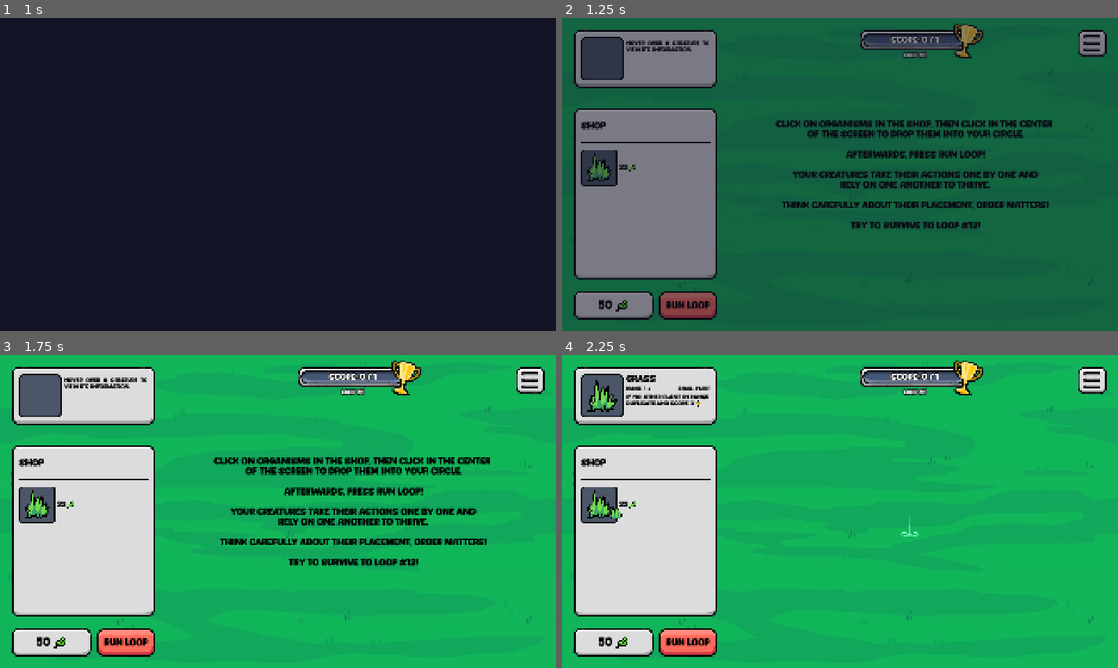
Above: before the commit, frames 1-4 (two rows, left to right).
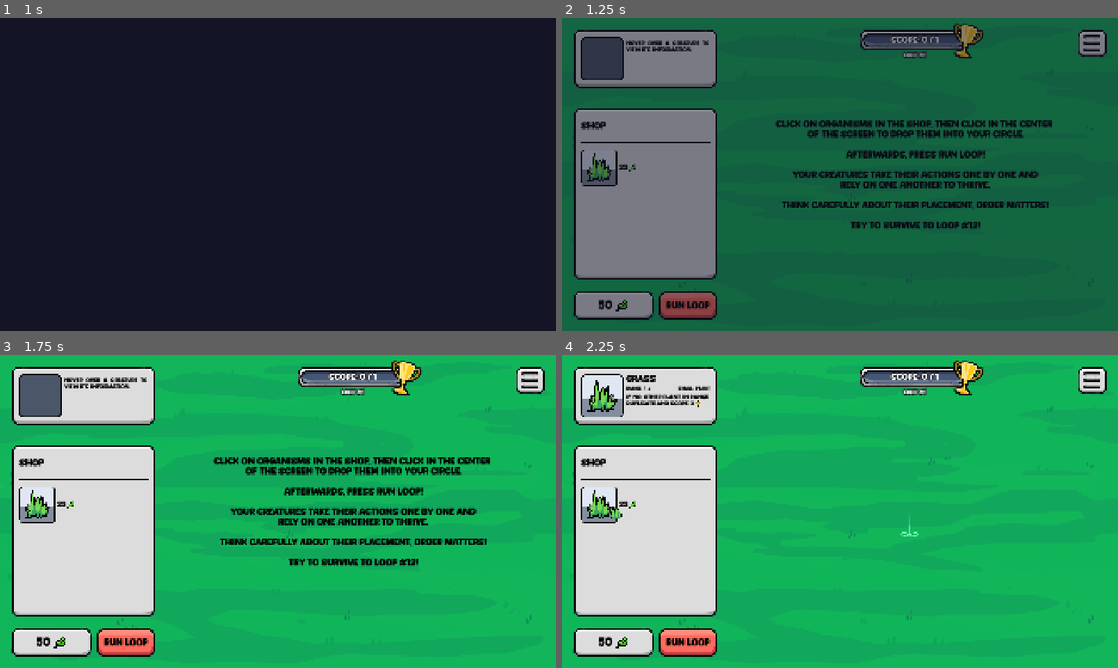
Above: after the commit, the same moments.

Repository: elliotfontaine/gmtk-2025-submission
Game: Godot game, scene res://scenes/main_menu.tscn
Two runs of this game, one before a commit and one after it. Both use one fixed random seed, a clock stepped at 60 frames per second and the inputs below. The engine's default icon, where the game draws it, is replaced by a stand-in: a white triangle on a blue panel in a dark square.
Inputs (mouse positions are in pixels of both pictures, inside the frame that each line leads up to):
- Up to frame 1 (1 s): click "play" at 0.5 s
- Up to frame 2 (1.25 s): no input
- Up to frame 3 (1.75 s): tap Enter at 1.25 s; move the mouse to (400, 495) at 1.27 s; hold D from 1.28 s (still down); hold Shift from 1.28 s (still down); click (400, 495) at 1.42 s
- Up to frame 4 (2.25 s): release D at 2 s; release Shift at 2 s; click (606, 505) at 2 s

Frame 1 is identical in both runs. In frame 2, 0.4% of the frame differs, in the area x 3-10%, y 42-54%; in frame 3, 0.5%; in frame 4, 1.1%, in the area x 3-12%, y 6-54%.

Commit message:
set rarity backgrounds

Diff:
--- a/scenes/ui/creature_card.gd
+++ b/scenes/ui/creature_card.gd
@@ -1,5 +1,10 @@
 @tool
 class_name CreatureCard extends PanelContainer
+
+const no_bg = preload("res://assets/sprites/ui/creature_background.png")
+const common_bg = preload("res://assets/sprites/ui/rarity_common.png")
+const uncommon_bg = preload("res://assets/sprites/ui/rarity_uncommon.png")
+const rare_bg = preload("res://assets/sprites/ui/rarity_rare.png")
 
 @export var species: SpeciesResource:
 	set(value):
@@ -17,8 +22,20 @@
 		%CreatureTitle.hide()
 		%MiddleLine.hide()
 		%RangeIcon.hide()
+		%CreatureBackground.texture = no_bg
+
 	else:
 		%CreatureSprite.texture = sp.texture
+
+		match sp.rarity:
+			Constants.RARITIES.COMMON:
+				%CreatureBackground.texture = common_bg
+			Constants.RARITIES.UNCOMMON:
+				%CreatureBackground.texture = uncommon_bg
+			Constants.RARITIES.RARE:
+				%CreatureBackground.texture = rare_bg
+			_:
+				%CreatureBackground.texture = no_bg
 		%CreatureTitle.text = sp.title
 		%Size.text = Constants.size_strings[sp.size]
 		%Family.text = Constants.family_strings[sp.family]
--- a/scenes/ui/creature_card.tscn
+++ b/scenes/ui/creature_card.tscn
@@ -18,6 +18,7 @@
 theme_override_constants/separation = 10
 
 [node name="CreatureBackground" type="TextureRect" parent="HBoxContainer"]
+unique_name_in_owner = true
 layout_mode = 2
 texture = ExtResource("1_nx1no")
 expand_mode = 3
--- a/scenes/ui/shop_item.gd
+++ b/scenes/ui/shop_item.gd
@@ -1,6 +1,11 @@
 @tool
 extends Control
 class_name ShopItem
+
+const no_bg = preload("res://assets/sprites/ui/creature_background.png")
+const common_bg = preload("res://assets/sprites/ui/rarity_common.png")
+const uncommon_bg = preload("res://assets/sprites/ui/rarity_uncommon.png")
+const rare_bg = preload("res://assets/sprites/ui/rarity_rare.png")
 
 @onready var h_box_container: HBoxContainer = %HBoxContainer
 @onready var texture_button: TextureButton = %TextureButton
@@ -11,6 +16,18 @@
 	set(value):
 		species = value
 		%CreatureSprite.texture = value.texture if value != null else null
+		if value == null:
+			%CreatureBackground.texture = no_bg
+		else:
+			match value.rarity:
+				Constants.RARITIES.COMMON:
+					%CreatureBackground.texture = common_bg
+				Constants.RARITIES.UNCOMMON:
+					%CreatureBackground.texture = uncommon_bg
+				Constants.RARITIES.RARE:
+					%CreatureBackground.texture = rare_bg
+				_:
+					%CreatureBackground.texture = no_bg
 
 @export var price: int = 101:
 	get: return int(%Price.text)
--- a/scenes/ui/shop_item.tscn
+++ b/scenes/ui/shop_item.tscn
@@ -19,6 +19,7 @@
 theme_override_constants/separation = 7
 
 [node name="CreatureBackground" type="TextureRect" parent="HBoxContainer"]
+unique_name_in_owner = true
 layout_mode = 2
 texture = ExtResource("2_jol1k")
 expand_mode = 3
Binary file added: assets/sprites/ui/rarity_common.png
Not shown, added: assets/sprites/ui/rarity_common.png.import
Binary file added: assets/sprites/ui/rarity_rare.png
Not shown, added: assets/sprites/ui/rarity_rare.png.import
Binary file added: assets/sprites/ui/rarity_uncommon.png
Not shown, added: assets/sprites/ui/rarity_uncommon.png.import
